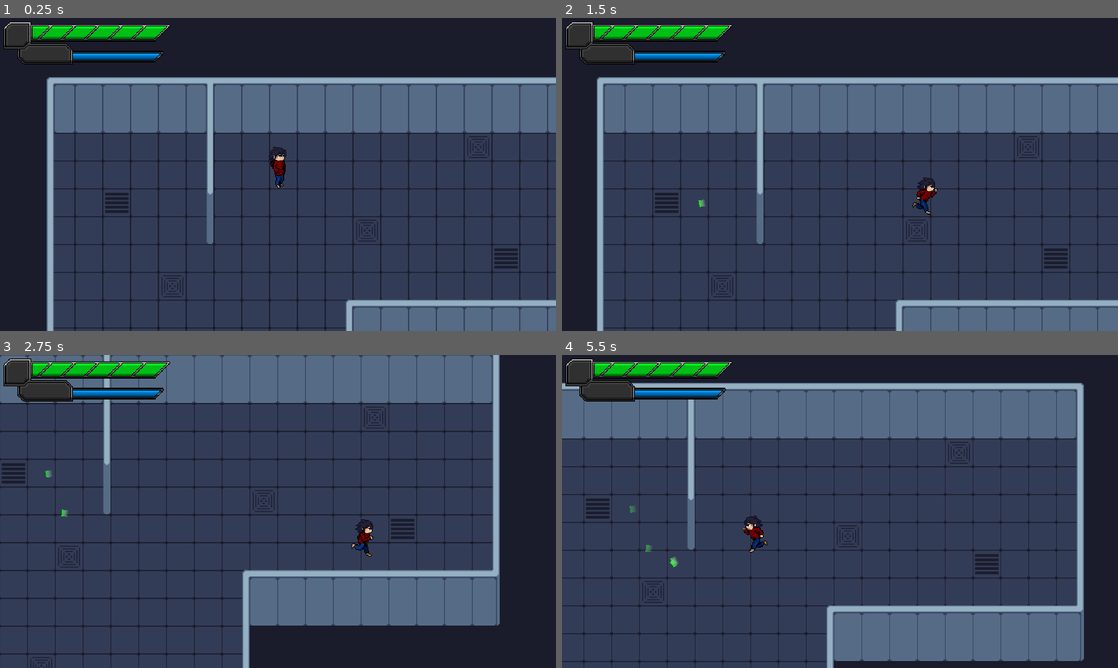
Above: before the commit, frames 1-4 (two rows, left to right).
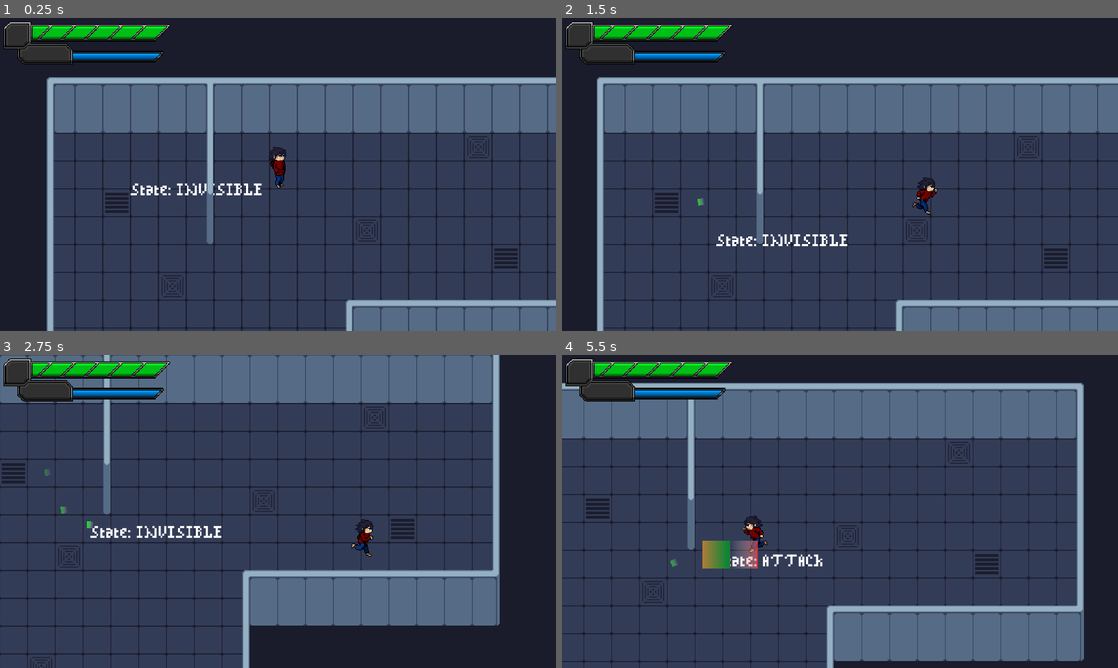
Above: after the commit, the same moments.

Repository: DarrylBD99/Game-Off-2023
Game: Godot game, scene res://Scenes/Levels/LevelTest.tscn
Two runs of this game, one before a commit and one after it. Both use one fixed random seed, a clock stepped at 60 frames per second and the inputs below.
Inputs (mouse positions are in pixels of both pictures, inside the frame that each line leads up to):
- Up to frame 1 (0.25 s): no input
- Up to frame 2 (1.5 s): move the mouse to (962, 158) at 0.52 s; hold D (player_right) 0.53-1.28 s; hold Q (player_ability) 0.53-1.28 s; move the mouse to (728, 190) at 1.27 s; hold S (player_down) from 1.28 s (still down); click (728, 190) at 1.35 s
- Up to frame 3 (2.75 s): move the mouse to (333, 442) at 2.02 s; release S (player_down) at 2.03 s; hold D (player_right) from 2.03 s (still down); hold Q (player_ability) from 2.03 s (still down)
- Up to frame 4 (5.5 s): move the mouse to (812, 574) at 2.77 s; release D (player_right) at 2.78 s; release Q (player_ability) at 2.78 s; hold W (player_up) 2.78-3.53 s; click (812, 574) at 2.85 s; move the mouse to (1006, 558) at 3.52 s; hold Q (player_ability) 3.53-4.28 s; hold A (player_left) 3.53-5.03 s; move the mouse to (673, 464) at 4.27 s; click (673, 464) at 4.35 s; move the mouse to (867, 511) at 5.02 s; hold S (player_down) from 5.03 s (still down); hold Q (player_ability) from 5.03 s (still down)

The runs differ from the first frame. In frame 1, 0.4% of the frame differs, in the area x 23-48%, y 52-57%; in frame 2, 0.4%; in frame 3, 0.5%; in frame 4, 1.1%, in the area x 12-47%, y 48-69%.

Commit message:
reworked silent

Diff:
--- a/Scenes/Objects/Entity/silent.tscn
+++ b/Scenes/Objects/Entity/silent.tscn
@@ -1,15 +1,16 @@
-[gd_scene load_steps=24 format=3 uid="uid://dldvmlyfiolno"]
+[gd_scene load_steps=25 format=3 uid="uid://dldvmlyfiolno"]
 
 [ext_resource type="Script" path="res://Scripts/Entity/NPC/Silent/silent.gd" id="1_yuagq"]
 [ext_resource type="Script" path="res://Scripts/Entity/Stats/Attack.gd" id="2_kebvl"]
 [ext_resource type="Script" path="res://Scripts/Entity/Stats/Health.gd" id="3_12ksp"]
 [ext_resource type="PackedScene" uid="uid://rf1kc3l23ffk" path="res://Scenes/Component/hitbox.tscn" id="4_sgcdg"]
 [ext_resource type="Script" path="res://Scripts/Misc/State Machine/State Manager.gd" id="5_22m7d"]
+[ext_resource type="Script" path="res://Scripts/Debug/StateLabel.gd" id="6_b7qgl"]
 [ext_resource type="Script" path="res://Scripts/Entity/NPC/SharedStates/STATE_IDLE.gd" id="6_vmuci"]
 [ext_resource type="Script" path="res://Scripts/Entity/NPC/Silent/States/MOVE.gd" id="7_810ap"]
-[ext_resource type="Script" path="res://Scripts/Entity/NPC/Silent/States/ATTACK.gd" id="9_3eymf"]
 [ext_resource type="Script" path="res://Scripts/Entity/NPC/Silent/States/INVISIBLE.gd" id="9_j1paj"]
 [ext_resource type="PackedScene" uid="uid://drjc1gi1ohtja" path="res://Scenes/Component/size_state_manager.tscn" id="10_5d670"]
+[ext_resource type="Script" path="res://Scripts/Entity/NPC/SharedStates/STATE_ANIMATION.gd" id="10_b2wfm"]
 [ext_resource type="Material" uid="uid://cqm1ticuoegkp" path="res://Materials/Shaders/entity_shader.tres" id="11_aegsw"]
 [ext_resource type="Script" path="res://Scripts/Entity/NPC/Silent/States/BASE.gd" id="11_gtiip"]
 [ext_resource type="PackedScene" uid="uid://ck7up650h05ob" path="res://Scenes/GUI/HealthBar.tscn" id="11_msp1r"]
@@ -180,7 +181,7 @@
 collision_mask = 24
 script = ExtResource("1_yuagq")
 melee_collision = NodePath("MeleeAttack/Area2D")
-speed = 50.0
+speed = 60.0
 state_manager = NodePath("State Manager")
 action_state_manager = NodePath("Action Manager")
 size_state_manager = NodePath("Size State Manager")
@@ -210,6 +211,12 @@
 [node name="Collision" type="CollisionShape2D" parent="Hitbox"]
 shape = SubResource("RectangleShape2D_glblf")
 
+[node name="StateLabel" type="Label" parent="." node_paths=PackedStringArray("state_manager")]
+offset_right = 40.0
+offset_bottom = 23.0
+script = ExtResource("6_b7qgl")
+state_manager = NodePath("../Action Manager")
+
 [node name="State Manager" type="Node" parent="." node_paths=PackedStringArray("current_state")]
 script = ExtResource("5_22m7d")
 current_state = NodePath("IDLE")
@@ -220,20 +227,19 @@
 
 [node name="MOVE" type="Node" parent="State Manager" node_paths=PackedStringArray("next_state")]
 script = ExtResource("7_810ap")
-foostep_time = 1.0
+foostep_time = 0.8
 next_state = NodePath("../IDLE")
 target_range = 60.0
 
 [node name="Action Manager" type="Node" parent="." node_paths=PackedStringArray("current_state")]
 script = ExtResource("5_22m7d")
-current_state = NodePath("INVISIBLE")
-
-[node name="ATTACK" type="Node" parent="Action Manager" node_paths=PackedStringArray("base", "next_state", "animationPlayer", "melee_attack_node")]
-script = ExtResource("9_3eymf")
-base = NodePath("../BASE")
-next_state = NodePath("../INVISIBLE")
+current_state = NodePath("BASE")
+
+[node name="ATTACK" type="Node" parent="Action Manager" node_paths=PackedStringArray("next_state", "animationPlayer", "melee_attack_node")]
+script = ExtResource("10_b2wfm")
+next_state = NodePath("../BASE")
 animationPlayer = NodePath("../../AnimationPlayer")
-melee_attack_node = NodePath("../../MeleeAttack")
+melee_attack_node = NodePath("../../Hitbox")
 
 [node name="INVISIBLE" type="Node" parent="Action Manager" node_paths=PackedStringArray("attack", "base", "visuals")]
 script = ExtResource("9_j1paj")
--- a/Scenes/Objects/footstep.tscn
+++ b/Scenes/Objects/footstep.tscn
@@ -58,7 +58,7 @@
 
 [sub_resource type="Animation" id="Animation_5l5mh"]
 resource_name = "footstep_fade"
-length = 8.0
+length = 3.0
 tracks/0/type = "bezier"
 tracks/0/imported = false
 tracks/0/enabled = true
@@ -101,7 +101,7 @@
 tracks/3/keys = {
 "handle_modes": PackedInt32Array(0, 0),
 "points": PackedFloat32Array(1, -0.25, 0, 0.25, 0, 0, -0.25, 0, 0.25, 0),
-"times": PackedFloat32Array(0, 8)
+"times": PackedFloat32Array(0, 3)
 }
 
 [sub_resource type="AnimationLibrary" id="AnimationLibrary_pfar4"]
--- a/Scripts/Entity/NPC/Silent/States/ATTACK.gd
+++ /dev/null
@@ -1,12 +0,0 @@
-extends STATE_ANIMATION
-
-@export var base : State
-
-func start():
-	super.start()
-
-func physics_process(delta : float) -> State:
-	if isAnimationComplete and base.health_bar.modulate.a != 0:
-		return base
-
-	return super.physics_process(delta)
--- a/Scripts/Entity/NPC/Silent/States/BASE.gd
+++ b/Scripts/Entity/NPC/Silent/States/BASE.gd
@@ -5,10 +5,10 @@
 @export var health_bar : TextureProgressBar
 
 func physics_process(_delta : float) -> State:
+	if (entity.target && entity.target_distance <= invis.attack_range):
+		return attack
+
 	if health_bar.modulate.a == 0:
 		return invis
 
-	if (entity.target && entity.target_distance <= invis.attack_range):
-		return attack
-
 	return null
